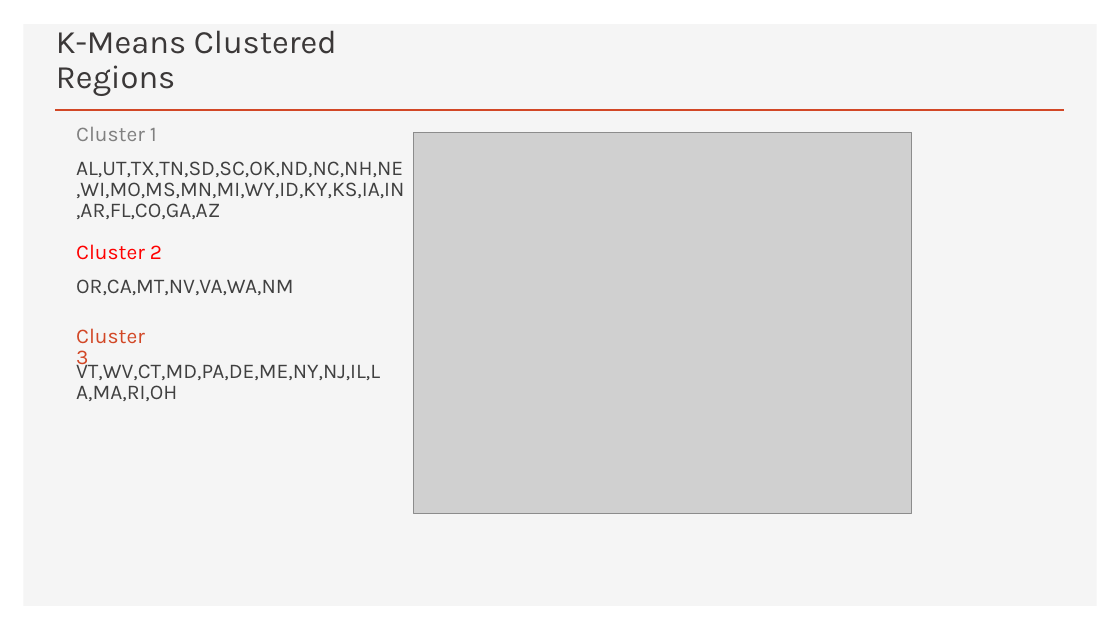
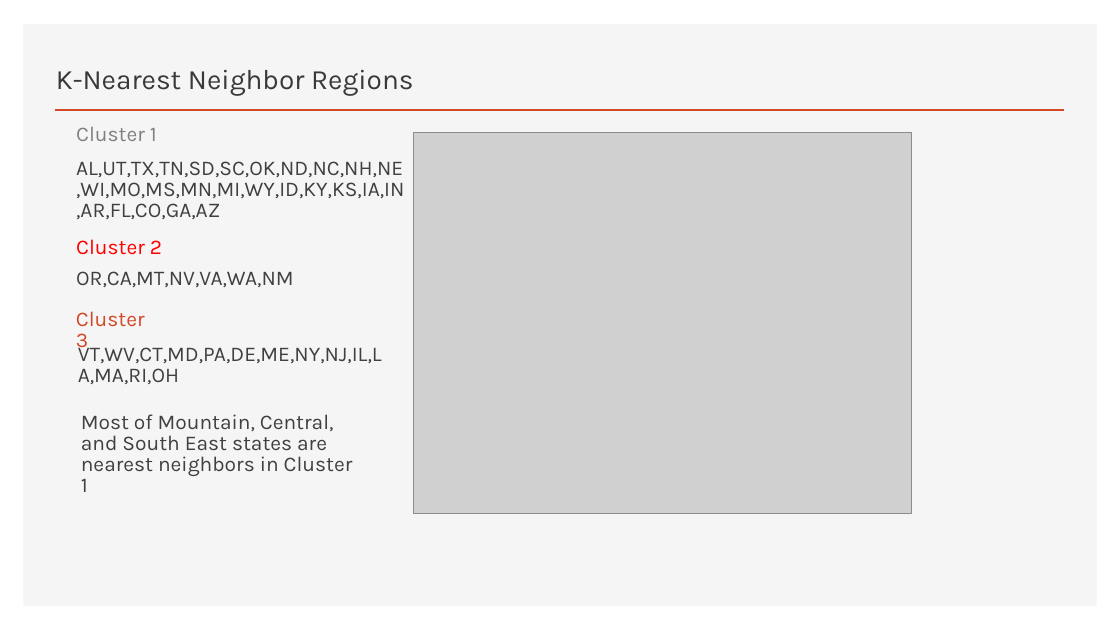
Before and after one commit to damuakula/FinalProject, a slide deck: slide 11 of PyschRegionsUS.pptx. Drawn at 1120x630 pixels with LibreOffice and Linux fonts; fonts in the diff are those of the drawing; grey boxes stand for pictures. Boxes give left, top, right and bottom in pixels: in the first picture for what was removed or moved away, otherwise in the second. Text is boxed around its words. In the diff, an @@ line names an element or a change of style, - is before the commit and + after.

```diff
--- a/PyschRegionsUS.pptx
+++ b/PyschRegionsUS.pptx
@@ text at (56,70,414,96): text changed; size 28 to 24 pt @@
-K-Means Clustered Regions
+K-Nearest Neighbor Regions
@@ text "Cluster 2": place and size @@
-text "Cluster 2" at (76,244,162,260)
+text "Cluster 2" at (76,239,162,255)
@@ text "OR,CA,MT,NV,VA,WA,NM": place and size @@
-text "OR,CA,MT,NV,VA,WA,NM" at (76,279,294,295)
+text "OR,CA,MT,NV,VA,WA,NM" at (76,271,294,287)
@@ text "Cluster 3": place and size @@
-text "Cluster 3" at (76,328,145,370)
+text "Cluster 3" at (76,311,145,353)
@@ text "VT,WV,CT,MD,PA,DE,ME,NY,NJ,IL,LA,MA,RI,OH": place and size @@
-text "VT,WV,CT,MD,PA,DE,ME,NY,NJ,IL,LA,MA,RI,OH" at (76,359,380,401)
+text "VT,WV,CT,MD,PA,DE,ME,NY,NJ,IL,LA,MA,RI,OH" at (78,342,382,384)
@@ text added at (81,414,353,492), 18 pt, text #404040 @@
+Most of Mountain, Central, and South East states are nearest neighbors in Cluster 1
```
Also in this commit, not shown: 9 other slides changed, 1 slide removed, 1 other file.
